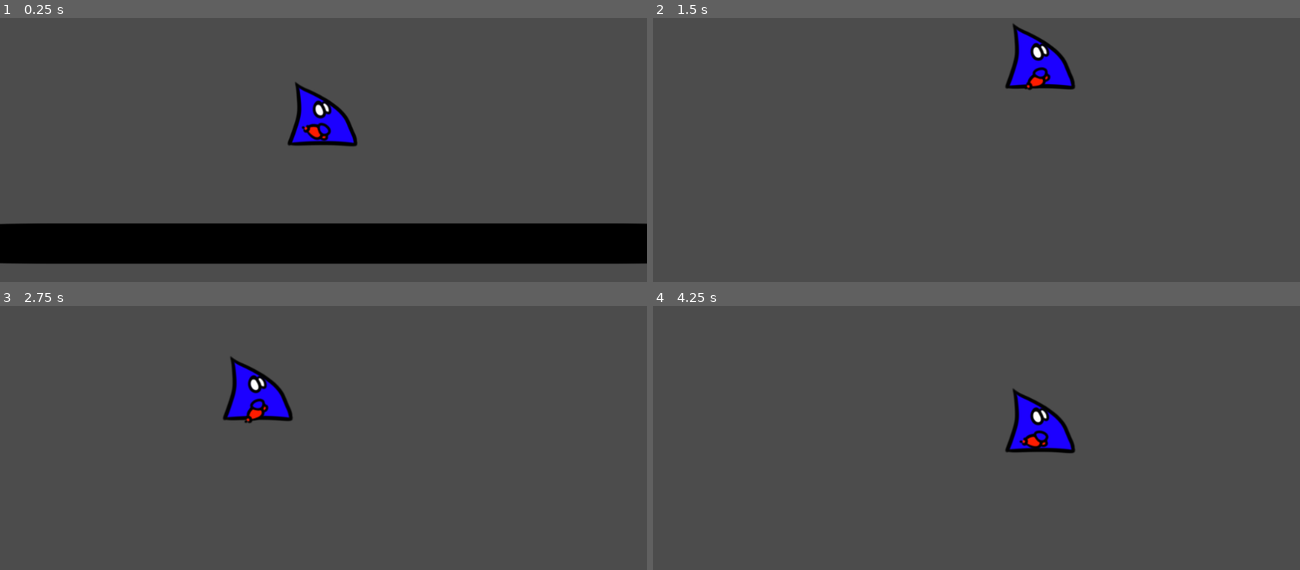
Above: before the commit, frames 1-4 (two rows, left to right).
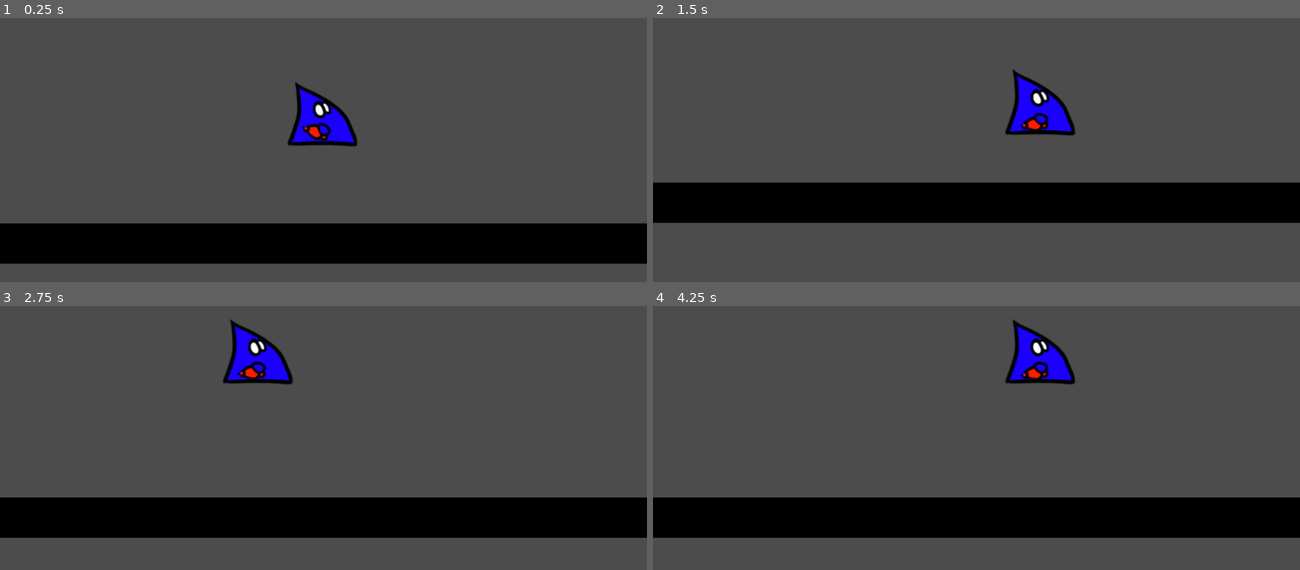
Above: after the commit, the same moments.

Repository: happeens/NAT
Game: Godot game, scene res://test.tscn
Same seed, same stepped clock (60 frames per second), same inputs: the game is played once before the commit and once after it. The project has no main scene, so this scene is started directly.
Inputs (mouse positions are in pixels of both pictures, inside the frame that each line leads up to):
- Up to frame 1 (0.25 s): no input
- Up to frame 2 (1.5 s): move the mouse to (1118, 73) at 0.52 s; hold Space (jump) 0.53-1.28 s; hold D (right) from 0.53 s (still down); click (1118, 73) at 0.67 s; move the mouse to (847, 113) at 1.27 s; tap Space (jump) at 1.35 s
- Up to frame 3 (2.75 s): tap Space (jump) at 1.52, 1.82 s; move the mouse to (outside the picture) at 2.02 s; release D (right) at 2.03 s; hold A (left) from 2.03 s (still down); hold Space (jump) from 2.03 s (still down)
- Up to frame 4 (4.25 s): move the mouse to (944, 456) at 2.77 s; release A (left) at 2.78 s; release Space (jump) at 2.78 s; hold D (right) from 2.78 s (still down); tap Space (jump) at 2.85, 3.02, 3.32 s; click (944, 456) at 2.92 s; move the mouse to (1170, 438) at 3.52 s; hold Space (jump) from 3.53 s (still down)

The runs differ from the first frame. In frame 1, less than 0.1% of the frame differs, in the area x 0-2%, y 77-78%; in frame 2, 18%; in frame 3, 18%; in frame 4, 19%, in the area x 0-100%, y 5-88%.

Commit message:
:bug: Fix double jump being a triple jump

Diff:
--- a/scripts/player.gd
+++ b/scripts/player.gd
@@ -16,7 +16,7 @@
 var air_time = 0
 var on_floor = false
 
-var jumps_available = 2
+var jumps_available = 1
 
 func _ready():
 	pass
@@ -46,4 +46,4 @@
 	linear_vel.x = lerp(linear_vel.x, target_speed, 0.1)
 
 	if on_floor:
-		jumps_available = 2
+		jumps_available = 1
--- a/test.tscn
+++ b/test.tscn
@@ -6,7 +6,7 @@
 [sub_resource type="RectangleShape2D" id=1]
 
 custom_solver_bias = 0.0
-extents = Vector2( 40.1311, 10 )
+extents = Vector2( 10, 10 )
 
 [node name="Node2D" type="Node2D"]
 
@@ -14,9 +14,12 @@
 
 [node name="Player" parent="." instance=ExtResource( 1 )]
 
+JUMP_SPEED = 500.0
+
 [node name="StaticBody2D" type="StaticBody2D" parent="."]
 
 position = Vector2( 12.348, 239.141 )
+scale = Vector2( 1e+06, 1 )
 input_pickable = false
 collision_layer = 1
 collision_mask = 1
@@ -24,6 +27,7 @@
 constant_angular_velocity = 0.0
 friction = 1.0
 bounce = 0.0
+_sections_unfolded = [ "Transform" ]
 __meta__ = {
 "_edit_group_": true
 }
